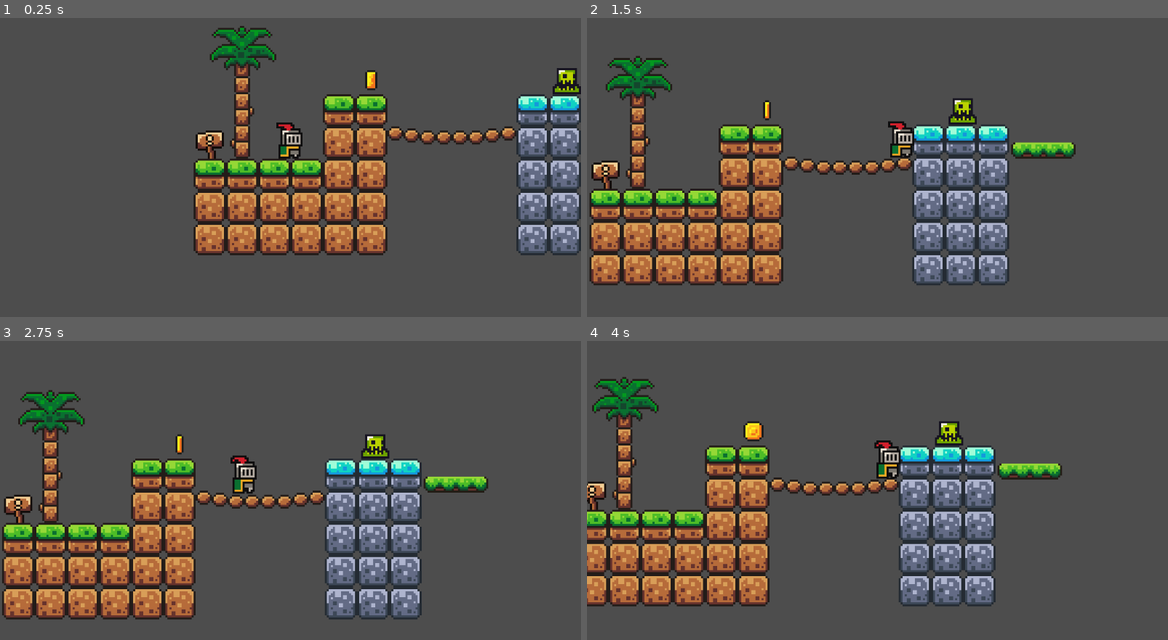
Above: before the commit, frames 1-4 (two rows, left to right).
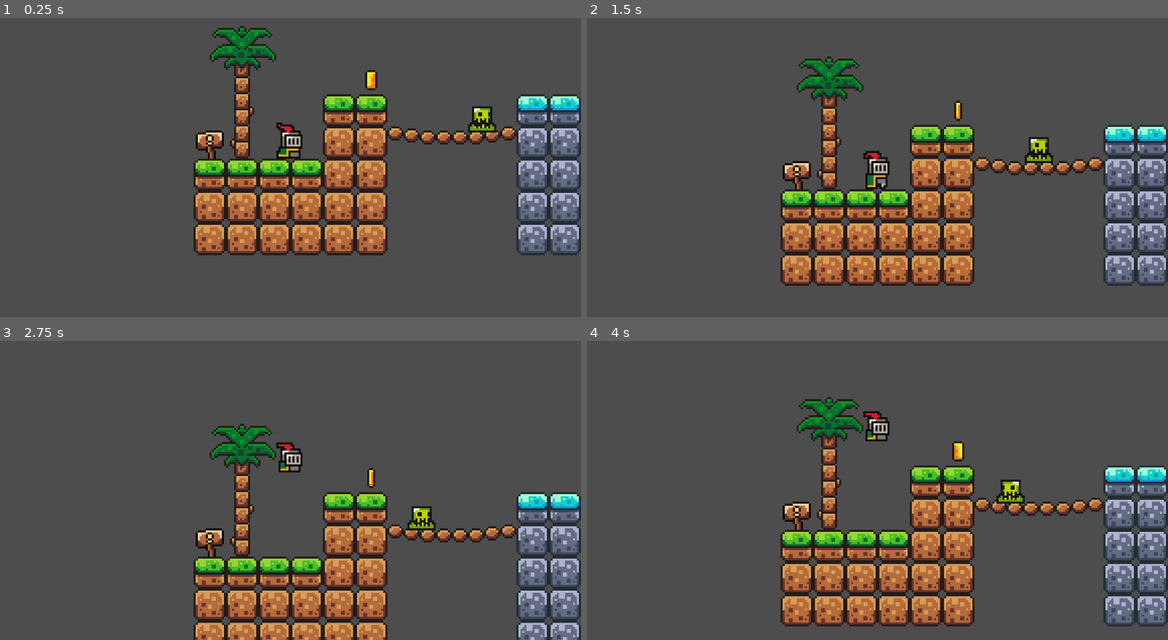
Above: after the commit, the same moments.

Repository: JulianZ-1/FirstGame00
Game: Godot game, scene res://scenes/game.tscn
Same seed, same stepped clock (60 frames per second), same inputs: the game is played once before the commit and once after it.
Inputs:
- Up to frame 1 (0.25 s): no input
- Up to frame 2 (1.5 s): tap Enter (ui_accept) at 0.5, 0.6 s; hold Right (ui_right) from 0.53 s (still down); tap W (jump, bound only after the commit) at 0.77, 0.8, 1.07, 1.35 s
- Up to frame 3 (2.75 s): tap W (jump, bound only after the commit) at 1.52, 1.82, 2.3 s; tap Enter (ui_accept) at 1.55, 2.1 s; release Right (ui_right) at 2.03 s; hold Left (ui_left) from 2.03 s (still down)
- Up to frame 4 (4 s): release Left (ui_left) at 2.78 s; hold Right (ui_right) from 2.78 s (still down); tap Enter (ui_accept) at 2.85 s; tap W (jump, bound only after the commit) at 3.02, 3.32, 3.6, 3.77 s

The runs differ from the first frame. In frame 1, 0.9% of the frame differs, in the area x 47-100%, y 16-48%; in frame 2, 40%; in frame 3, 39%; in frame 4, 40%, in the area x 0-100%, y 12-96%.

Commit message:
Add files via upload

Diff:
--- a/gdot/project.godot
+++ b/gdot/project.godot
@@ -15,6 +15,39 @@
 config/features=PackedStringArray("4.2", "Mobile")
 config/icon="res://icon.svg"
 
+[dotnet]
+
+project/assembly_name="FirstGame"
+
+[input]
+
+jump={
+"deadzone": 0.5,
+"events": [Object(InputEventKey,"resource_local_to_scene":false,"resource_name":"","device":-1,"window_id":0,"alt_pressed":false,"shift_pressed":false,"ctrl_pressed":false,"meta_pressed":false,"pressed":false,"keycode":0,"physical_keycode":87,"key_label":0,"unicode":119,"echo":false,"script":null)
+, Object(InputEventKey,"resource_local_to_scene":false,"resource_name":"","device":-1,"window_id":0,"alt_pressed":false,"shift_pressed":false,"ctrl_pressed":false,"meta_pressed":false,"pressed":false,"keycode":0,"physical_keycode":32,"key_label":0,"unicode":32,"echo":false,"script":null)
+]
+}
+move_left={
+"deadzone": 0.5,
+"events": [Object(InputEventKey,"resource_local_to_scene":false,"resource_name":"","device":-1,"window_id":0,"alt_pressed":false,"shift_pressed":false,"ctrl_pressed":false,"meta_pressed":false,"pressed":false,"keycode":0,"physical_keycode":65,"key_label":0,"unicode":97,"echo":false,"script":null)
+]
+}
+move_right={
+"deadzone": 0.5,
+"events": [Object(InputEventKey,"resource_local_to_scene":false,"resource_name":"","device":-1,"window_id":0,"alt_pressed":false,"shift_pressed":false,"ctrl_pressed":false,"meta_pressed":false,"pressed":false,"keycode":0,"physical_keycode":68,"key_label":0,"unicode":100,"echo":false,"script":null)
+]
+}
+run_left={
+"deadzone": 0.5,
+"events": [Object(InputEventKey,"resource_local_to_scene":false,"resource_name":"","device":-1,"window_id":0,"alt_pressed":false,"shift_pressed":true,"ctrl_pressed":false,"meta_pressed":false,"pressed":false,"keycode":0,"physical_keycode":65,"key_label":0,"unicode":65,"echo":false,"script":null)
+]
+}
+run_right={
+"deadzone": 0.5,
+"events": [Object(InputEventKey,"resource_local_to_scene":false,"resource_name":"","device":-1,"window_id":0,"alt_pressed":false,"shift_pressed":true,"ctrl_pressed":false,"meta_pressed":false,"pressed":false,"keycode":0,"physical_keycode":68,"key_label":0,"unicode":68,"echo":false,"script":null)
+]
+}
+
 [rendering]
 
 textures/canvas_textures/default_texture_filter=0
--- a/gdot/scenes/game.tscn
+++ b/gdot/scenes/game.tscn
@@ -6,6 +6,7 @@
 [ext_resource type="PackedScene" uid="uid://duh0y5b15c7ki" path="res://scenes/coin.tscn" id="4_s3eu0"]
 [ext_resource type="PackedScene" uid="uid://cyfu8mb1sucuj" path="res://scenes/killzone.tscn" id="5_pywic"]
 [ext_resource type="PackedScene" uid="uid://j005bdyxxwu4" path="res://scenes/slime.tscn" id="6_j48vj"]
+[ext_resource type="Script" path="res://scripts/slime.gd" id="7_lj5ey"]
 
 [sub_resource type="TileSetAtlasSource" id="TileSetAtlasSource_0xskb"]
 texture = ExtResource("2_61tfd")
@@ -410,6 +411,38 @@
 sources/0 = SubResource("TileSetAtlasSource_0xskb")
 
 [sub_resource type="WorldBoundaryShape2D" id="WorldBoundaryShape2D_xxjf8"]
+distance = 8.0
+
+[sub_resource type="Animation" id="Animation_8uxwk"]
+resource_name = "Move"
+loop_mode = 2
+tracks/0/type = "value"
+tracks/0/imported = false
+tracks/0/enabled = true
+tracks/0/path = NodePath(".:position")
+tracks/0/interp = 1
+tracks/0/loop_wrap = true
+tracks/0/keys = {
+"times": PackedFloat32Array(0, 1),
+"transitions": PackedFloat32Array(1, 1),
+"update": 0,
+"values": [Vector2(210, -19), Vector2(301, -19)]
+}
+
+[sub_resource type="Animation" id="Animation_kubgg"]
+length = 0.001
+tracks/0/type = "value"
+tracks/0/imported = false
+tracks/0/enabled = true
+tracks/0/path = NodePath(".:position")
+tracks/0/interp = 1
+tracks/0/loop_wrap = true
+tracks/0/keys = {
+"times": PackedFloat32Array(0),
+"transitions": PackedFloat32Array(1),
+"update": 0,
+"values": [Vector2(210, -19)]
+}
 
 [sub_resource type="Animation" id="Animation_gisfs"]
 resource_name = "new_animation"
@@ -428,37 +461,6 @@
 "values": [Vector2(210, -19), Vector2(264, -19)]
 }
 
-[sub_resource type="Animation" id="Animation_kubgg"]
-length = 0.001
-tracks/0/type = "value"
-tracks/0/imported = false
-tracks/0/enabled = true
-tracks/0/path = NodePath(".:position")
-tracks/0/interp = 1
-tracks/0/loop_wrap = true
-tracks/0/keys = {
-"times": PackedFloat32Array(0),
-"transitions": PackedFloat32Array(1),
-"update": 0,
-"values": [Vector2(210, -19)]
-}
-
-[sub_resource type="Animation" id="Animation_8uxwk"]
-resource_name = "Move"
-loop_mode = 2
-tracks/0/type = "value"
-tracks/0/imported = false
-tracks/0/enabled = true
-tracks/0/path = NodePath(".:position")
-tracks/0/interp = 1
-tracks/0/loop_wrap = true
-tracks/0/keys = {
-"times": PackedFloat32Array(0, 1),
-"transitions": PackedFloat32Array(1, 1),
-"update": 0,
-"values": [Vector2(210, -19), Vector2(301, -19)]
-}
-
 [sub_resource type="AnimationLibrary" id="AnimationLibrary_5tnih"]
 _data = {
 "Move": SubResource("Animation_8uxwk"),
@@ -514,4 +516,5 @@
 autoplay = "Move"
 
 [node name="Slime" parent="." instance=ExtResource("6_j48vj")]
-position = Vector2(137, -44)
+position = Vector2(80, -25)
+script = ExtResource("7_lj5ey")
--- a/gdot/scenes/player.tscn
+++ b/gdot/scenes/player.tscn
@@ -1,8 +1,20 @@
-[gd_scene load_steps=9 format=3 uid="uid://dnpr8llw30gol"]
+[gd_scene load_steps=29 format=3 uid="uid://dnpr8llw30gol"]
 
 [ext_resource type="Script" path="res://scripts/player.gd" id="1_37qdn"]
 [ext_resource type="Texture2D" uid="uid://buo55o61fnvc7" path="res://assets/sprites/knight.png" id="1_rvwhn"]
 
+[sub_resource type="AtlasTexture" id="AtlasTexture_s8j42"]
+atlas = ExtResource("1_rvwhn")
+region = Rect2(32, 224, 32, 32)
+
+[sub_resource type="AtlasTexture" id="AtlasTexture_0jdb0"]
+atlas = ExtResource("1_rvwhn")
+region = Rect2(64, 224, 32, 32)
+
+[sub_resource type="AtlasTexture" id="AtlasTexture_2a21x"]
+atlas = ExtResource("1_rvwhn")
+region = Rect2(96, 224, 32, 32)
+
 [sub_resource type="AtlasTexture" id="AtlasTexture_c3q72"]
 atlas = ExtResource("1_rvwhn")
 region = Rect2(0, 0, 32, 32)
@@ -18,11 +30,93 @@
 [sub_resource type="AtlasTexture" id="AtlasTexture_0g48y"]
 atlas = ExtResource("1_rvwhn")
 region = Rect2(96, 0, 32, 32)
+
+[sub_resource type="AtlasTexture" id="AtlasTexture_xwulm"]
+atlas = ExtResource("1_rvwhn")
+region = Rect2(64, 160, 32, 32)
+
+[sub_resource type="AtlasTexture" id="AtlasTexture_ia4fm"]
+atlas = ExtResource("1_rvwhn")
+region = Rect2(0, 64, 32, 32)
+
+[sub_resource type="AtlasTexture" id="AtlasTexture_our4p"]
+atlas = ExtResource("1_rvwhn")
+region = Rect2(32, 64, 32, 32)
+
+[sub_resource type="AtlasTexture" id="AtlasTexture_s5jph"]
+atlas = ExtResource("1_rvwhn")
+region = Rect2(64, 64, 32, 32)
+
+[sub_resource type="AtlasTexture" id="AtlasTexture_ijyfy"]
+atlas = ExtResource("1_rvwhn")
+region = Rect2(96, 64, 32, 32)
+
+[sub_resource type="AtlasTexture" id="AtlasTexture_e5c28"]
+atlas = ExtResource("1_rvwhn")
+region = Rect2(128, 64, 32, 32)
+
+[sub_resource type="AtlasTexture" id="AtlasTexture_ba1ba"]
+atlas = ExtResource("1_rvwhn")
+region = Rect2(160, 64, 32, 32)
+
+[sub_resource type="AtlasTexture" id="AtlasTexture_6q15c"]
+atlas = ExtResource("1_rvwhn")
+region = Rect2(192, 64, 32, 32)
+
+[sub_resource type="AtlasTexture" id="AtlasTexture_bdpca"]
+atlas = ExtResource("1_rvwhn")
+region = Rect2(224, 64, 32, 32)
+
+[sub_resource type="AtlasTexture" id="AtlasTexture_jdli5"]
+atlas = ExtResource("1_rvwhn")
+region = Rect2(0, 96, 32, 32)
+
+[sub_resource type="AtlasTexture" id="AtlasTexture_uexe0"]
+atlas = ExtResource("1_rvwhn")
+region = Rect2(32, 96, 32, 32)
+
+[sub_resource type="AtlasTexture" id="AtlasTexture_n8w2a"]
+atlas = ExtResource("1_rvwhn")
+region = Rect2(64, 96, 32, 32)
+
+[sub_resource type="AtlasTexture" id="AtlasTexture_lth78"]
+atlas = ExtResource("1_rvwhn")
+region = Rect2(96, 96, 32, 32)
+
+[sub_resource type="AtlasTexture" id="AtlasTexture_yvcg6"]
+atlas = ExtResource("1_rvwhn")
+region = Rect2(128, 96, 32, 32)
+
+[sub_resource type="AtlasTexture" id="AtlasTexture_hn2vr"]
+atlas = ExtResource("1_rvwhn")
+region = Rect2(160, 96, 32, 32)
+
+[sub_resource type="AtlasTexture" id="AtlasTexture_dpkuc"]
+atlas = ExtResource("1_rvwhn")
+region = Rect2(192, 96, 32, 32)
+
+[sub_resource type="AtlasTexture" id="AtlasTexture_18lr4"]
+atlas = ExtResource("1_rvwhn")
+region = Rect2(224, 96, 32, 32)
 
 [sub_resource type="SpriteFrames" id="SpriteFrames_t76le"]
 animations = [{
 "frames": [{
 "duration": 1.0,
+"texture": SubResource("AtlasTexture_s8j42")
+}, {
+"duration": 1.0,
+"texture": SubResource("AtlasTexture_0jdb0")
+}, {
+"duration": 1.0,
+"texture": SubResource("AtlasTexture_2a21x")
+}],
+"loop": true,
+"name": &"Death",
+"speed": 10.0
+}, {
+"frames": [{
+"duration": 1.0,
 "texture": SubResource("AtlasTexture_c3q72")
 }, {
 "duration": 1.0,
@@ -36,6 +130,67 @@
 }],
 "loop": true,
 "name": &"idle",
+"speed": 10.0
+}, {
+"frames": [{
+"duration": 1.0,
+"texture": SubResource("AtlasTexture_xwulm")
+}],
+"loop": true,
+"name": &"jump",
+"speed": 10.0
+}, {
+"frames": [{
+"duration": 1.0,
+"texture": SubResource("AtlasTexture_ia4fm")
+}, {
+"duration": 1.0,
+"texture": SubResource("AtlasTexture_our4p")
+}, {
+"duration": 1.0,
+"texture": SubResource("AtlasTexture_s5jph")
+}, {
+"duration": 1.0,
+"texture": SubResource("AtlasTexture_ijyfy")
+}, {
+"duration": 1.0,
+"texture": SubResource("AtlasTexture_e5c28")
+}, {
+"duration": 1.0,
+"texture": SubResource("AtlasTexture_ba1ba")
+}, {
+"duration": 1.0,
+"texture": SubResource("AtlasTexture_6q15c")
+}, {
+"duration": 1.0,
+"texture": SubResource("AtlasTexture_bdpca")
+}, {
+"duration": 1.0,
+"texture": SubResource("AtlasTexture_jdli5")
+}, {
+"duration": 1.0,
+"texture": SubResource("AtlasTexture_uexe0")
+}, {
+"duration": 1.0,
+"texture": SubResource("AtlasTexture_n8w2a")
+}, {
+"duration": 1.0,
+"texture": SubResource("AtlasTexture_lth78")
+}, {
+"duration": 1.0,
+"texture": SubResource("AtlasTexture_yvcg6")
+}, {
+"duration": 1.0,
+"texture": SubResource("AtlasTexture_hn2vr")
+}, {
+"duration": 1.0,
+"texture": SubResource("AtlasTexture_dpkuc")
+}, {
+"duration": 1.0,
+"texture": SubResource("AtlasTexture_18lr4")
+}],
+"loop": true,
+"name": &"run",
 "speed": 10.0
 }]
 
@@ -48,9 +203,8 @@
 [node name="AnimatedSprite2D" type="AnimatedSprite2D" parent="."]
 position = Vector2(0, -12)
 sprite_frames = SubResource("SpriteFrames_t76le")
-animation = &"idle"
+animation = &"Death"
 autoplay = "idle"
-frame_progress = 0.535407
 
 [node name="CollisionShape2D" type="CollisionShape2D" parent="."]
 position = Vector2(0, -5)
--- a/gdot/scenes/slime.tscn
+++ b/gdot/scenes/slime.tscn
@@ -49,8 +49,16 @@
 autoplay = "default"
 frame_progress = 0.796
 
-[node name="Killzone" parent="AnimatedSprite2D" instance=ExtResource("2_gidyl")]
+[node name="Killzone" parent="." instance=ExtResource("2_gidyl")]
 
-[node name="CollisionShape2D" type="CollisionShape2D" parent="AnimatedSprite2D/Killzone"]
+[node name="CollisionShape2D" type="CollisionShape2D" parent="Killzone"]
 position = Vector2(0, 6)
 shape = SubResource("CircleShape2D_phods")
+
+[node name="RayCastRight" type="RayCast2D" parent="."]
+position = Vector2(1, 6)
+target_position = Vector2(8, 0)
+
+[node name="RayCastLeft" type="RayCast2D" parent="."]
+position = Vector2(1, 6)
+target_position = Vector2(-11, -1)
--- a/gdot/scripts/killzone.gd
+++ b/gdot/scripts/killzone.gd
@@ -1,10 +1,13 @@
 extends Area2D
 @onready var timer = $Timer
-
 func _on_body_entered(body):
 	print("You died")
+	Engine.time_scale = 0.5
+	body.get_node("CollisionShape2D").queue_free()
+
 	timer.start()
 
 
 func _on_timer_timeout():
+	Engine.time_scale = 1
 	get_tree().reload_current_scene()
--- a/gdot/scripts/player.gd
+++ b/gdot/scripts/player.gd
@@ -1,7 +1,8 @@
 extends CharacterBody2D
 
+@onready var animated_sprite = $AnimatedSprite2D
 
-const SPEED = 130.0
+var SPEED = 130.0
 const JUMP_VELOCITY = -300.0
 
 # Get the gravity from the project settings to be synced with RigidBody nodes.
@@ -10,19 +11,38 @@
 
 func _physics_process(delta):
 	# Add the gravity.
+
+	if Input.get_axis("run_left", "run_right"):
+		SPEED = 200
+	else:
+		SPEED = 130
 	if not is_on_floor():
 		velocity.y += gravity * delta
 
 	# Handle jump.
-	if Input.is_action_just_pressed("ui_accept") and is_on_floor():
+	if Input.is_action_just_pressed("jump") and is_on_floor():
 		velocity.y = JUMP_VELOCITY
 
 	# Get the input direction and handle the movement/deceleration.
 	# As good practice, you should replace UI actions with custom gameplay actions.
-	var direction = Input.get_axis("ui_left", "ui_right")
+	var direction = Input.get_axis("move_left", "move_right")
+
+
+	if direction < 0:
+		animated_sprite.flip_h = true
+	if direction > 0:
+		animated_sprite.flip_h = false
+
+	if is_on_floor():
+		if direction == 0:
+			animated_sprite.play("idle")
+		else:
+			animated_sprite.play("run")
+	else:
+		animated_sprite.play("jump")
+
 	if direction:
 		velocity.x = direction * SPEED
 	else:
 		velocity.x = move_toward(velocity.x, 0, SPEED)
-
 	move_and_slide()
--- /dev/null
+++ b/gdot/scripts/slime.gd
@@ -0,0 +1,17 @@
+extends Node2D
+const speed = 60
+var direction = 1
+@onready var ray_cast_right = $RayCastRight
+@onready var ray_cast_left = $RayCastLeft
+@onready var animated_sprite = $AnimatedSprite2D
+
+# Called every frame. 'delta' is the elapsed time since the previous frame.
+func _process(delta):
+	if(ray_cast_right.is_colliding()):
+		direction = -1
+		animated_sprite.flip_h = true
+	if(ray_cast_left.is_colliding()):
+		direction = 1
+		animated_sprite.flip_h= false;
+
+	position.x += direction * speed * delta
Not shown: 1 places in gdot/scenes/game.tscn that only renumber resources
